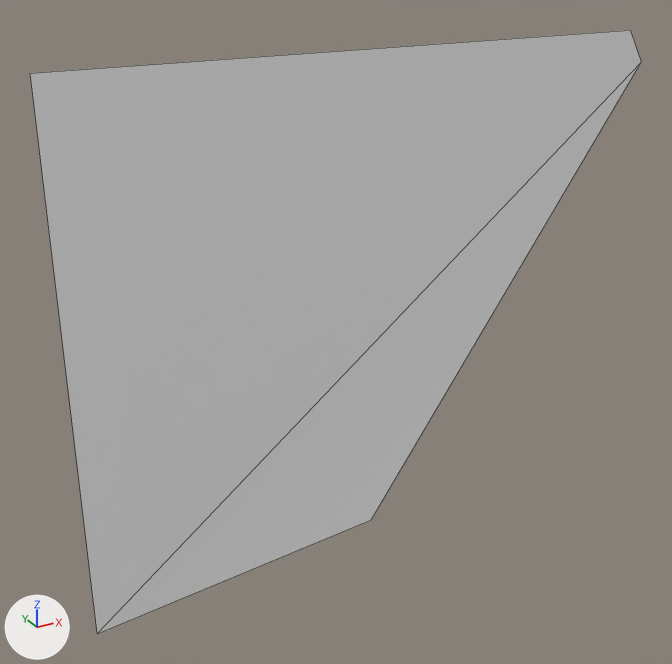
The FBX model Assets/Meshes/SM_Glass_Bottom_Left.fbx: old version first, new version second.
Rendered twice from a 50 mm camera at (-0.842, -1.462, 0.746) aimed at (-0.028, 0.019, 0.006). The lights are fixed; the arrows at lower left show +X, +Y and +Z. Mesh edges are drawn as thin lines. Where no turn or scale is listed for an object, it has been applied to the vertices.

The first picture shows 'Glass_Bottom_Left_Mesh'.
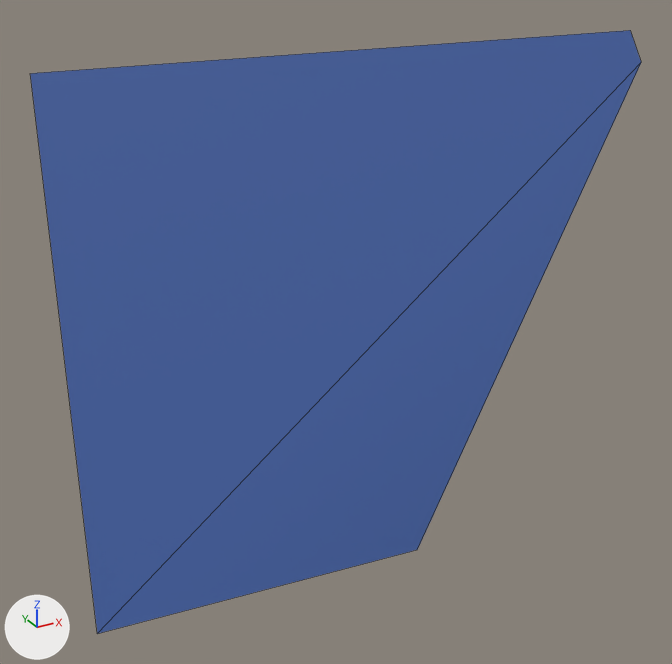
The change, as a diff of the scene's bpy script:
```diff
--- a/Assets/Meshes/SM_Glass_Bottom_Left.fbx.py
+++ b/Assets/Meshes/SM_Glass_Bottom_Left.fbx.py
@@ mat_glass @@
+mat_glass = principled_material('Glass')
+mat_glass.base_color = (0.1, 0.201, 0.6)  # blue #597ccb
@@ me_cube_037 @@
 me_cube_037.from_pydata(...)  # 5 vertices, 2 faces; spans x -0.554..0.551, y -0.107..0.16, z -0.687..0.434
 # used by ob_glass_bottom_left_mesh; location = (0.001, -0.026, 0.127)
-me_cube_037.vertices[2].co = (0.003, -0.049, -0.519)  # pixel (371, 519)
+# me_cube_037 part 1
+me_cube_037.vertices[2].co = (0.122, -0.049, -0.638)  # pixel (417, 549)
+me_cube_037.materials.append(mat_glass)  # blue #597ccb
```

Location of each change, (x1, y1, x2, y2) in pixels of the pictures (672 x 664 px; the box of a moved part takes in the faces that stretch with it):
'Glass_Bottom_Left_Mesh', recoloured, reshaped (grey to blue): (30, 30, 641, 634) in both
part 1 of me_cube_037, moved or reshaped: (99, 63, 641, 633) in both
